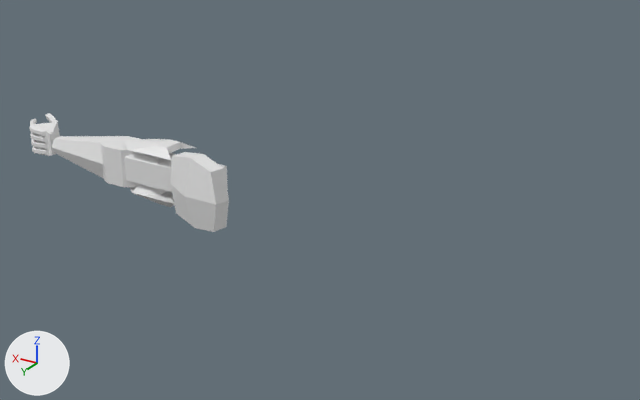
One commit to the glTF model blender/finger.glb: the scene before it, then after it.
One viewpoint serves both versions: a 50 mm lens placed at (-1.346, 1.929, 2.56), pointed at (-0.162, -0.044, 1.574). The lights are fixed; the arrows at lower left show +X, +Y and +Z. Vertices at the same position are counted once.

Names of what the first picture shows: 'finger'.
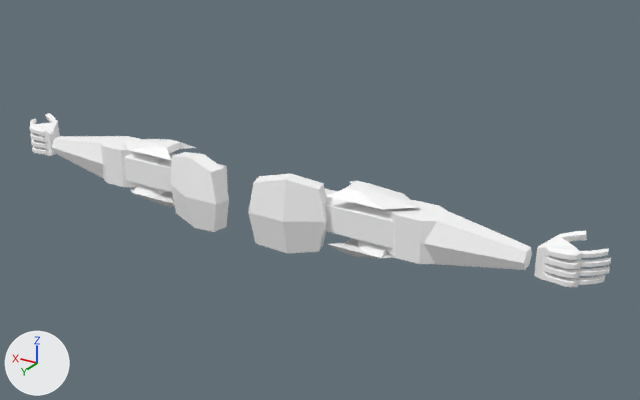
Changed parts and their boxes (x1, y1, x2, y2) in the pictures (640 x 400 px):
```json
{"object": "finger", "change": "recoloured, reshaped", "before": [29, 113, 229, 232], "after": [29, 113, 611, 288], "on screen": "190% wider, 47% taller"}
{"part": 1, "of": "me_cube_001", "change": "added", "after": [325, 181, 419, 258]}
{"part": 2, "of": "me_cube_001", "change": "added", "after": [248, 174, 327, 253]}
{"part": 3, "of": "me_cube_001", "change": "added", "after": [386, 200, 532, 270]}
{"part": 4, "of": "me_cube_001", "change": "added", "after": [534, 231, 587, 288]}
{"part": 5, "of": "me_cube_001", "change": "added", "after": [580, 248, 609, 258]}
{"part": 6, "of": "me_cube_001", "change": "added", "after": [575, 275, 605, 285]}
{"part": 7, "of": "me_cube_001", "change": "added", "after": [579, 258, 611, 267]}
{"part": 8, "of": "me_cube_001", "change": "added", "after": [577, 267, 610, 276]}
```

Edits to the scene script, one JSON object a line:
```json
{"op": "set", "path": "mat_metal_1.base_color", "old": "(0.8, 0.8, 0.8)", "new": "(1.0, 1.0, 1.0)", "note": "white #e7e7e7 -> white #ffffff"}
{"block": "me_cube_001", "where": "me_cube_001.from_pydata(...)  # 318 vertices, 604 faces; spans x 0.042..0.971, y -0.057..0.152, z 1.477..1.693"}
{"block": "me_cube_001", "where": "# used by ob_finger; location = (0.0, 0.0, 0.0)"}
{"block": "me_cube_001", "change": "me_cube_001 part 1: the loose piece of 70 vertices spanning x 0.145..0.5, y -0.033..0.087, z 1.485..1.675 is copied, and the copy is mirrored in x about the mesh origin; it spans x -0.5..-0.145, y -0.033..0.087, z 1.485..1.675"}
{"block": "me_cube_001", "change": "me_cube_001 part 2: the loose piece of 18 vertices spanning x 0.042..0.262, y 0.052..0.152, z 1.477..1.693 is copied, and the copy is mirrored in x about the mesh origin; it spans x -0.262..-0.042, y 0.052..0.152, z 1.477..1.693"}
{"block": "me_cube_001", "change": "me_cube_001 part 3: the loose piece of 30 vertices spanning x 0.413..0.791, y -0.029..0.082, z 1.525..1.645 is copied, and the copy is mirrored in x about the mesh origin; it spans x -0.791..-0.413, y -0.029..0.082, z 1.525..1.645"}
{"block": "me_cube_001", "change": "me_cube_001 part 4: the loose piece of 104 vertices spanning x 0.808..0.915, y -0.057..0.042, z 1.535..1.654 is copied, and the copy is mirrored in x about the mesh origin; it spans x -0.915..-0.808, y -0.057..0.042, z 1.535..1.654"}
{"block": "me_cube_001", "change": "me_cube_001 part 5: the loose piece of 24 vertices spanning x 0.886..0.964, y -0.038..0.032, z 1.611..1.63 is copied, and the copy is mirrored in x about the mesh origin; it spans x -0.964..-0.886, y -0.038..0.032, z 1.611..1.63"}
{"block": "me_cube_001", "change": "me_cube_001 part 6: the loose piece of 24 vertices spanning x 0.886..0.964, y -0.038..0.032, z 1.539..1.559 is copied, and the copy is mirrored in x about the mesh origin; it spans x -0.964..-0.886, y -0.038..0.032, z 1.539..1.559"}
{"block": "me_cube_001", "change": "me_cube_001 part 7: the loose piece of 24 vertices spanning x 0.886..0.971, y -0.041..0.032, z 1.587..1.606 is copied, and the copy is mirrored in x about the mesh origin; it spans x -0.971..-0.886, y -0.041..0.032, z 1.587..1.606"}
{"block": "me_cube_001", "change": "me_cube_001 part 8: the loose piece of 24 vertices spanning x 0.886..0.971, y -0.041..0.032, z 1.563..1.582 is copied, and the copy is mirrored in x about the mesh origin; it spans x -0.971..-0.886, y -0.041..0.032, z 1.563..1.582"}
```
